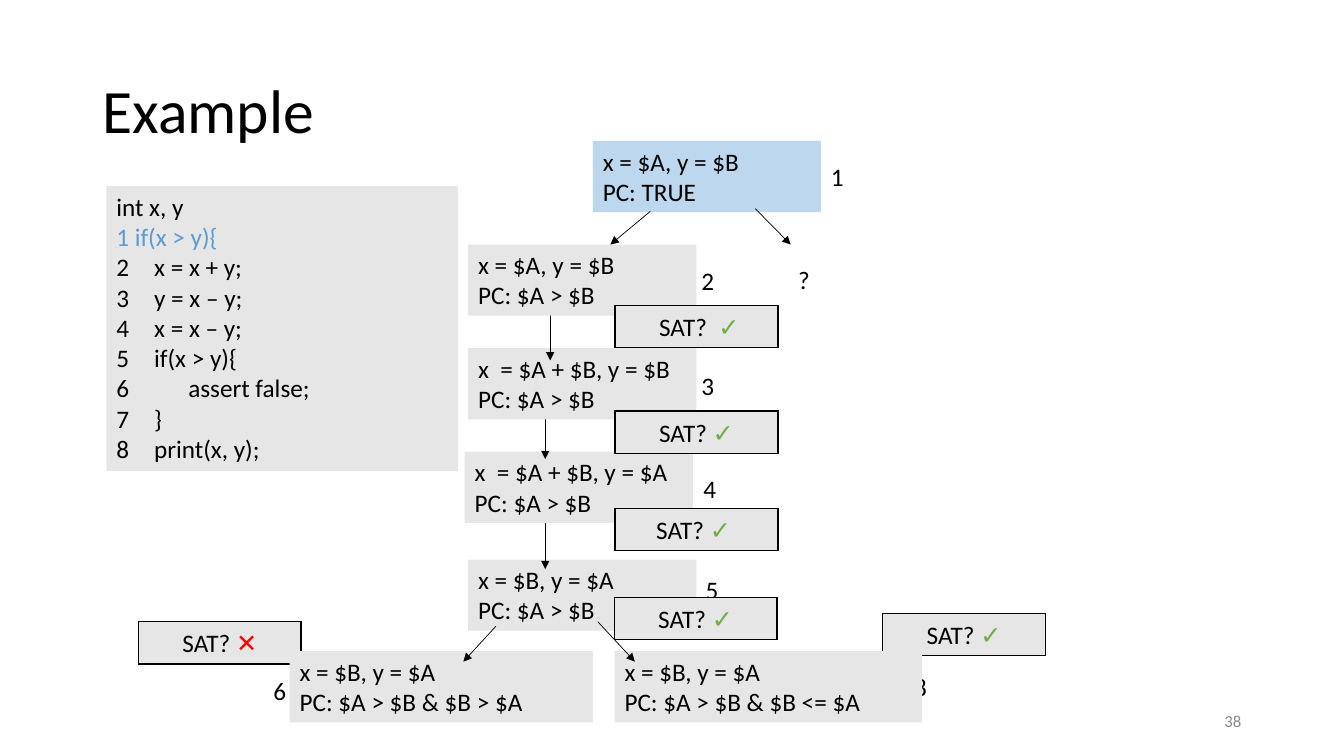
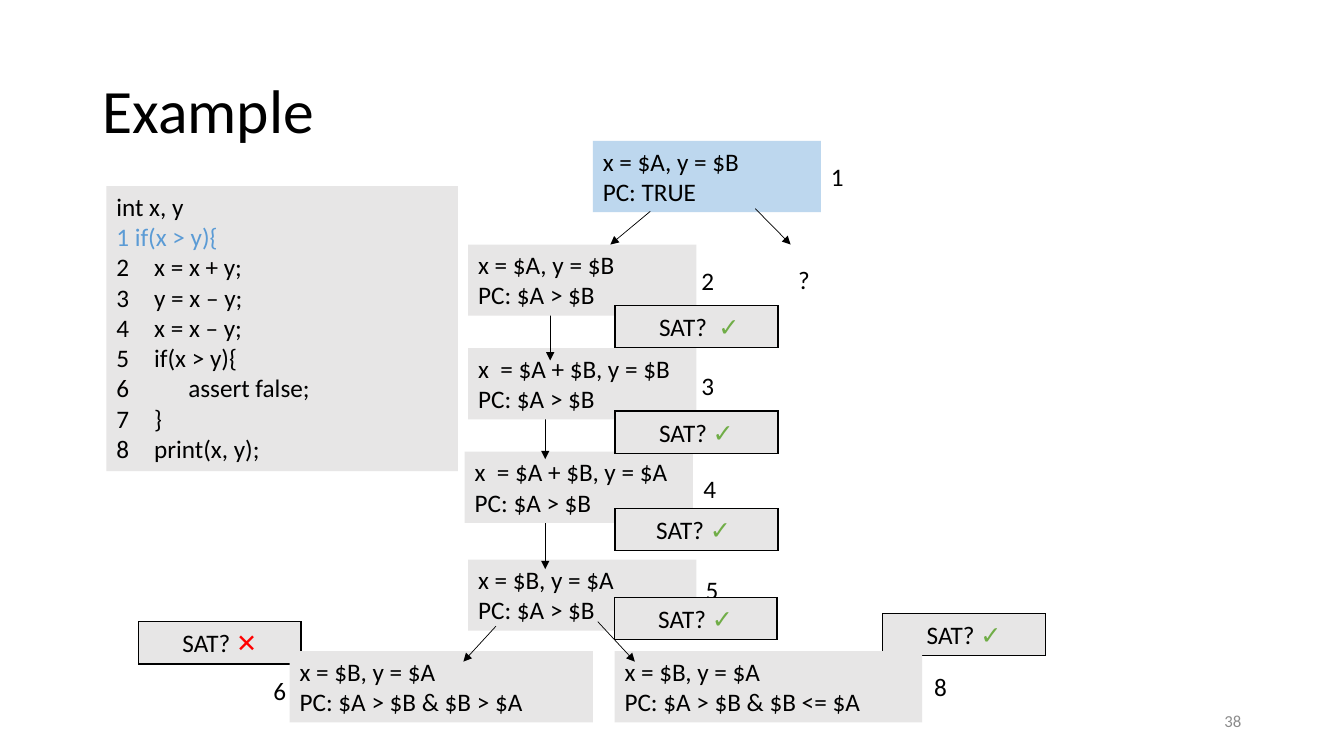
Before and after one commit to damorim/model-checking-tutorial, a slide deck: slide 38 of Program-Model-Checking.pptx. Drawn at 1344x756 pixels with LibreOffice and Linux fonts; fonts in the diff are those of the drawing. Boxes give left, top, right and bottom in pixels: in the first picture for what was removed or moved away, otherwise in the second. Text is boxed around its words. In the diff, an @@ line names an element or a change of style, - is before the commit and + after.

```diff
--- a/Program-Model-Checking.pptx
+++ b/Program-Model-Checking.pptx
@@ text "8": place and size @@
-text "8" at [914, 679, 927, 696]
+text "8" at [934, 678, 947, 697]
```
Also in this commit, not shown: 8 other slides changed.
